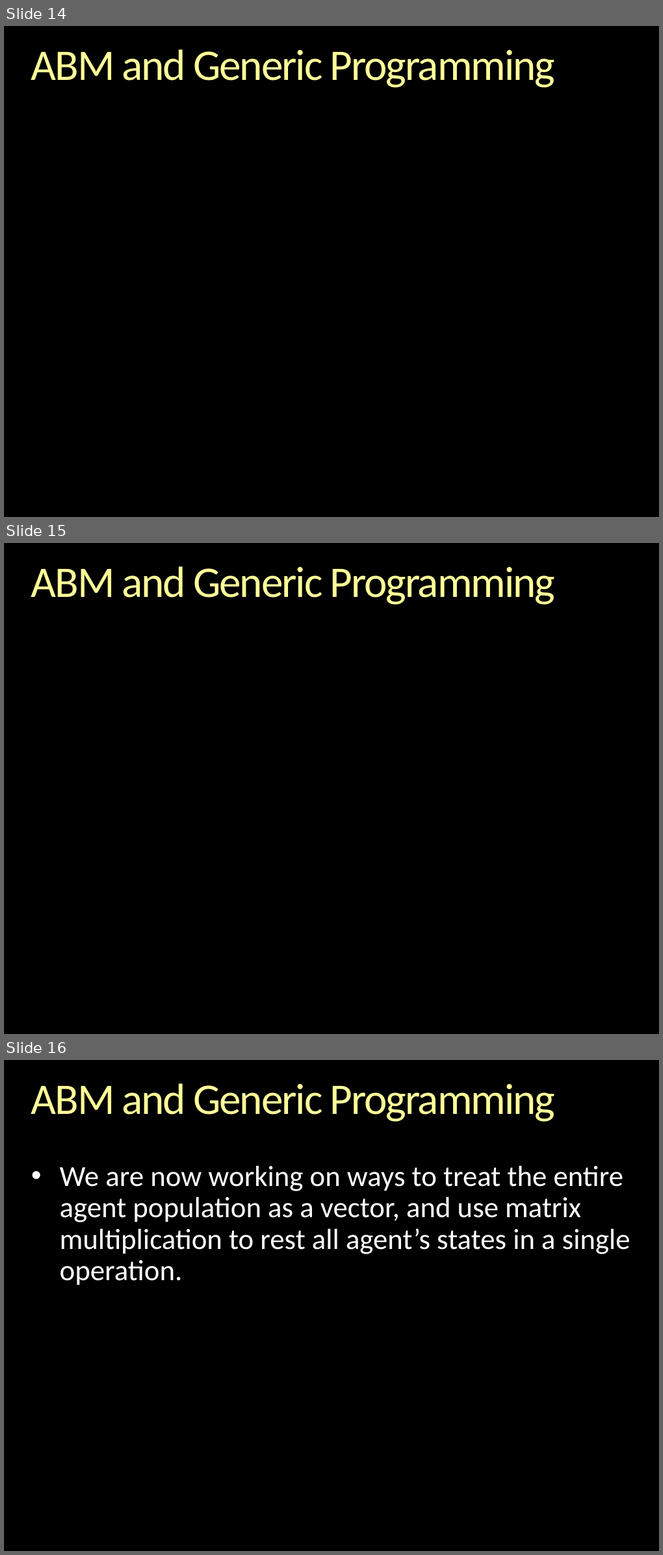
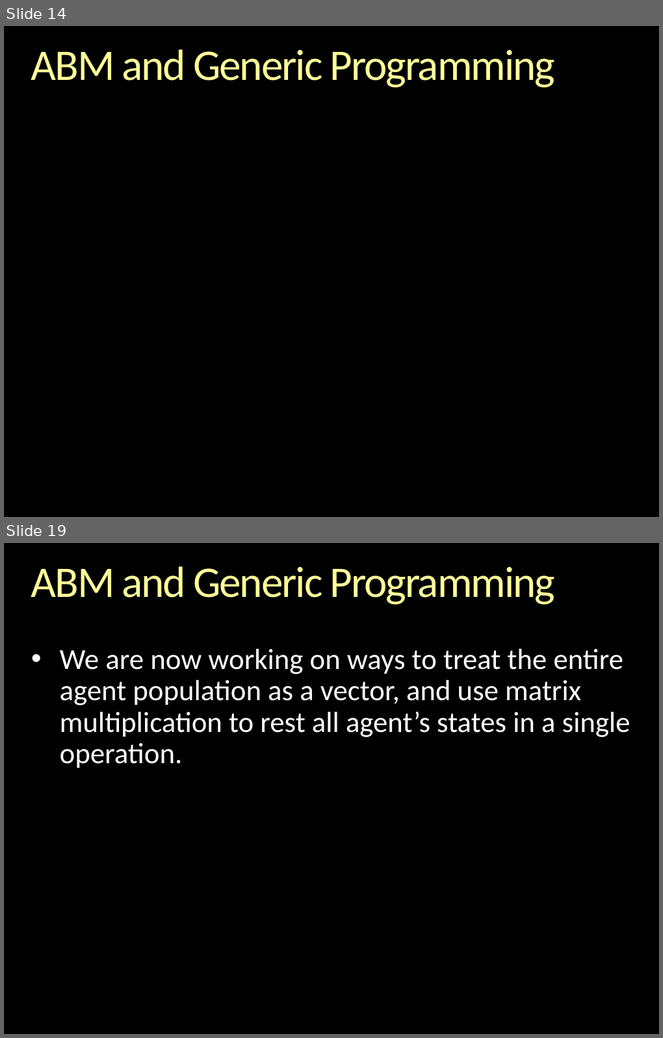
Before and after one commit to gcallah/indras_net, a slide deck: docs/GenericProgrammingAndABM.pptx. Shown one above the other, each under a label of ours: slides 14, 15 and 16 before the commit, slides 14 and 19 after it; the slides between them are not shown. The pictures are 663x1555 and 663x1038 pixels, drawn with LibreOffice and Linux fonts; fonts in the diff are those of the drawing; background and template pictures are left out. Boxes give left, top, right and bottom in pixels: in the first picture for what was removed or moved away, otherwise in the second. Text is boxed around its words. In the diff, an @@ line names an element or a change of style, - is before the commit and + after.

```diff
--- a/docs/GenericProgrammingAndABM.pptx
+++ b/docs/GenericProgrammingAndABM.pptx
@@ slide 15 removed at bbox=[4, 543, 659, 1034], background picture (left out) @@
@@ title removed at bbox=[31, 566, 555, 605] @@
-ABM and Generic Programming
@@ what was slide 16 is now slide 19 @@
```
Also in this commit, not shown: 4 slides added, 4 other files.
